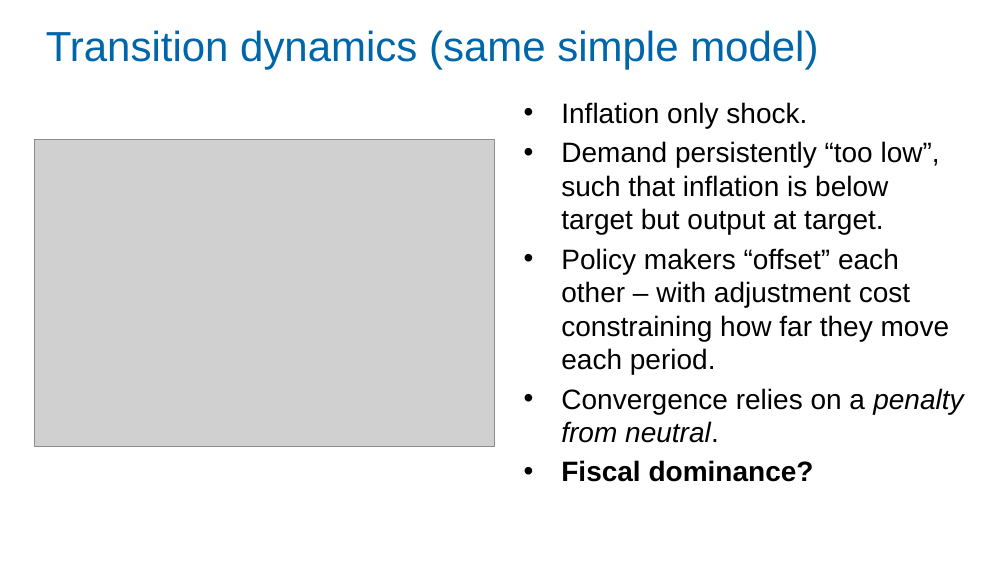
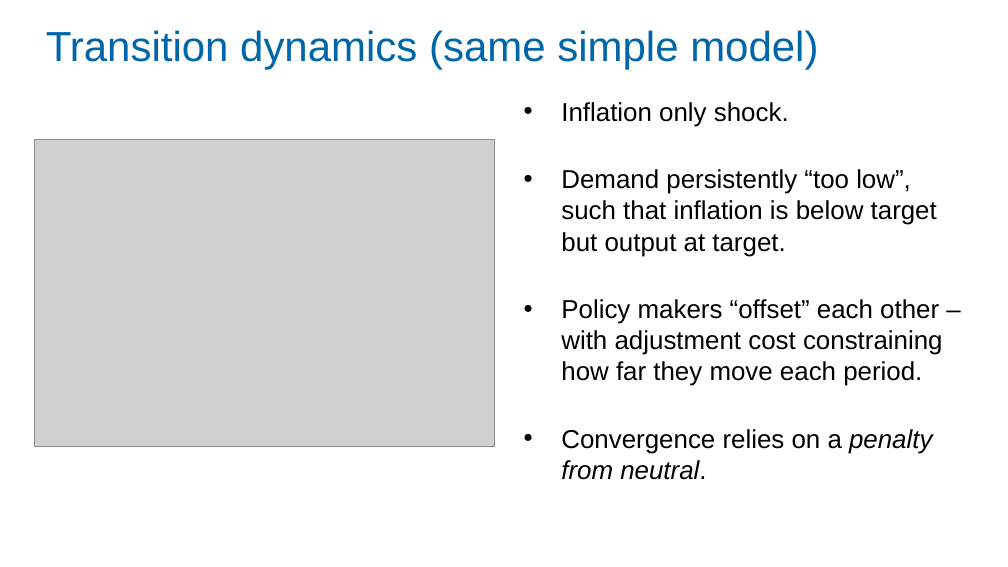
Before and after one commit to Zjub/TVHENZ, a slide deck: slide 25 of MF coordination/SI_game/Monetary and Fiscal Policy Coordination.pptx (slide 26 before the commit). Drawn at 1008x567 pixels with LibreOffice and Linux fonts; fonts in the diff are those of the drawing; grey boxes stand for pictures. Boxes give left, top, right and bottom in pixels: in the first picture for what was removed or moved away, otherwise in the second. Text is boxed around its words. In the diff, an @@ line names an element or a change of style, - is before the commit and + after.

```diff
--- a/MF coordination/SI_game/Monetary and Fiscal Policy Coordination.pptx
+++ b/MF coordination/SI_game/Monetary and Fiscal Policy Coordination.pptx
@@ text "Inflation only shock." at <box>561,102,943,480</box>: size 20 to 18.5 pt @@
@@ text at <box>561,460,814,482</box>: paragraph removed @@
-• Fiscal dominance?
```
Also in this commit, not shown: 14 other slides changed, 1 slide removed, 2 other files.
